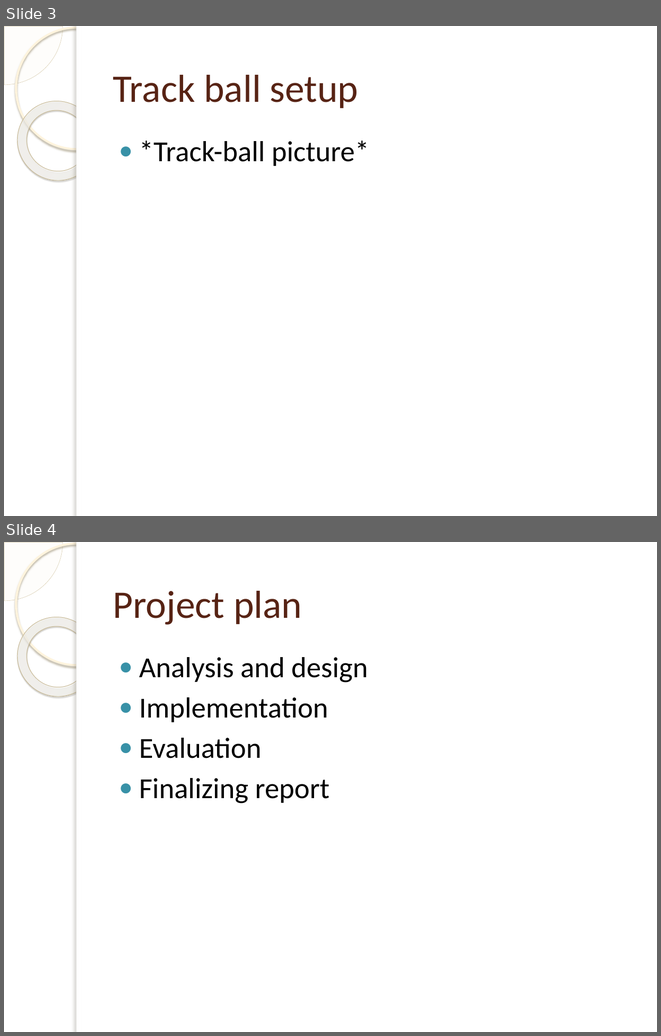
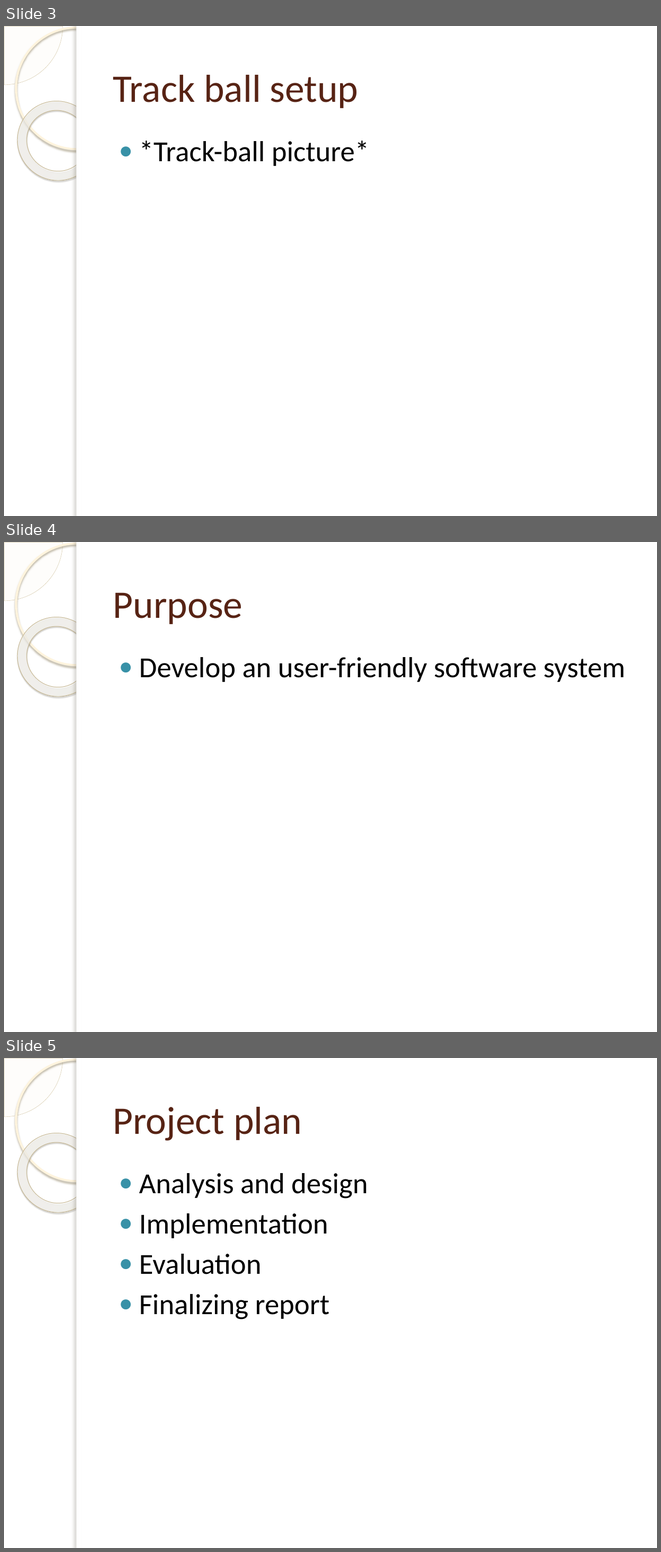
Before and after one commit to jakelamotta/master_thesis, a slide deck: thesis/presentation_1.pptx. Shown one above the other, each under a label of ours: slides 3 and 4 before the commit, slides 3, 4 and 5 after it. The pictures are 661x1036 and 661x1552 pixels, drawn with LibreOffice and Linux fonts; fonts in the diff are those of the drawing; background and template pictures are left out. Boxes give left, top, right and bottom in pixels: in the first picture for what was removed or moved away, otherwise in the second. Text is boxed around its words. In the diff, an @@ line names an element or a change of style, - is before the commit and + after.

```diff
--- a/thesis/presentation_1.pptx
+++ b/thesis/presentation_1.pptx
@@ slide 4 added at box(4, 542, 657, 1032), background picture (left out); not listed: 5 template elements that a slide beside it also shows @@
@@ title added at box(113, 592, 243, 624), 43 pt, text #572314 @@
+Purpose
@@ text added at box(139, 657, 625, 682), 32 pt, text #000000 @@
+● Develop an user-friendly software system
@@ what was slide 4 is now slide 5 @@
```
Also in this commit, not shown: 1 slide changed, 2 other files.
